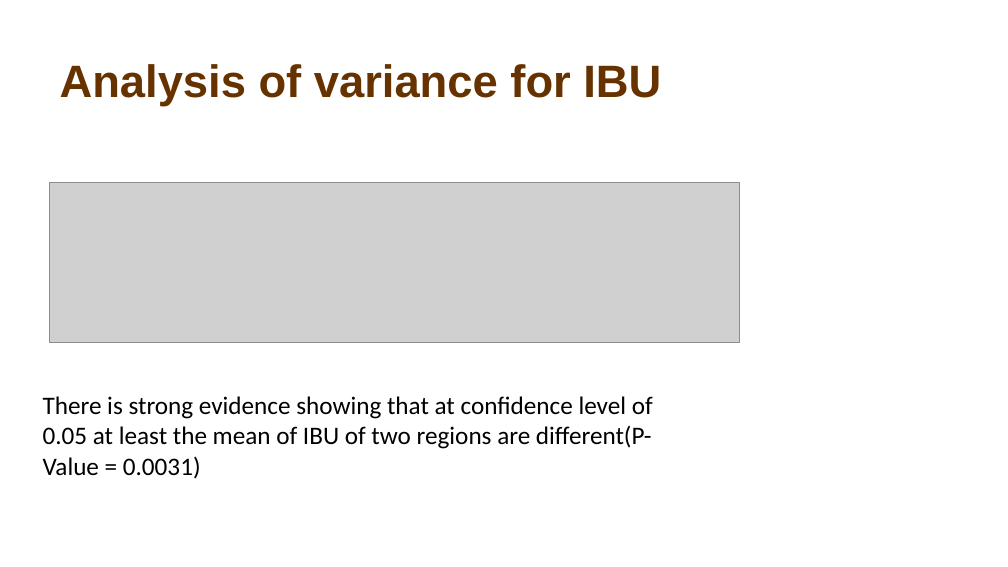
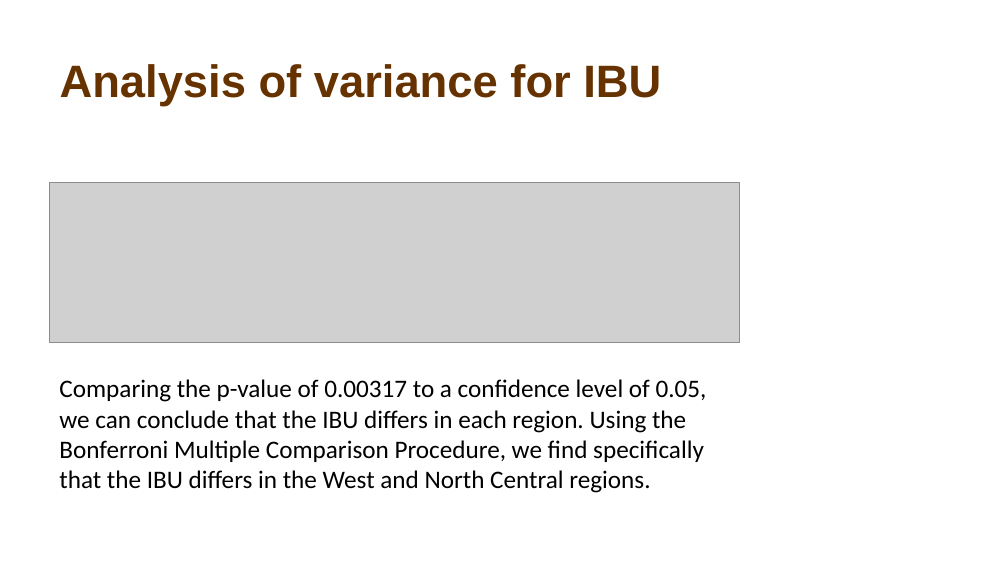
Before and after one commit to atiakor0/Beer_Study, a slide deck: slide 18 of Beer Study.pptx. Drawn at 1008x567 pixels with LibreOffice and Linux fonts; fonts in the diff are those of the drawing; grey boxes stand for pictures; background and template pictures are left out. Boxes give left, top, right and bottom in pixels: in the first picture for what was removed or moved away, otherwise in the second. Text is boxed around its words. In the diff, an @@ line names an element or a change of style, - is before the commit and + after.

```diff
--- a/Beer Study.pptx
+++ b/Beer Study.pptx
@@ text added at (59, 379, 707, 493), 18 pt, text #000000 @@
+Comparing the p-value of 0.00317 to a confidence level of 0.05, we can conclude that the IBU differs in each region. Using the Bonferroni Multiple Comparison Procedure, we find specifically that the IBU differs in the West and North Central regions.
@@ text removed at (43, 396, 653, 479) @@
-There is strong evidence showing that at confidence level of 0.05 at least the mean of IBU of two regions are different(P-Value = 0.0031)
```
Also in this commit, not shown: 15 other slides changed, 1 slide added, 1 slide removed, 3 other files.
